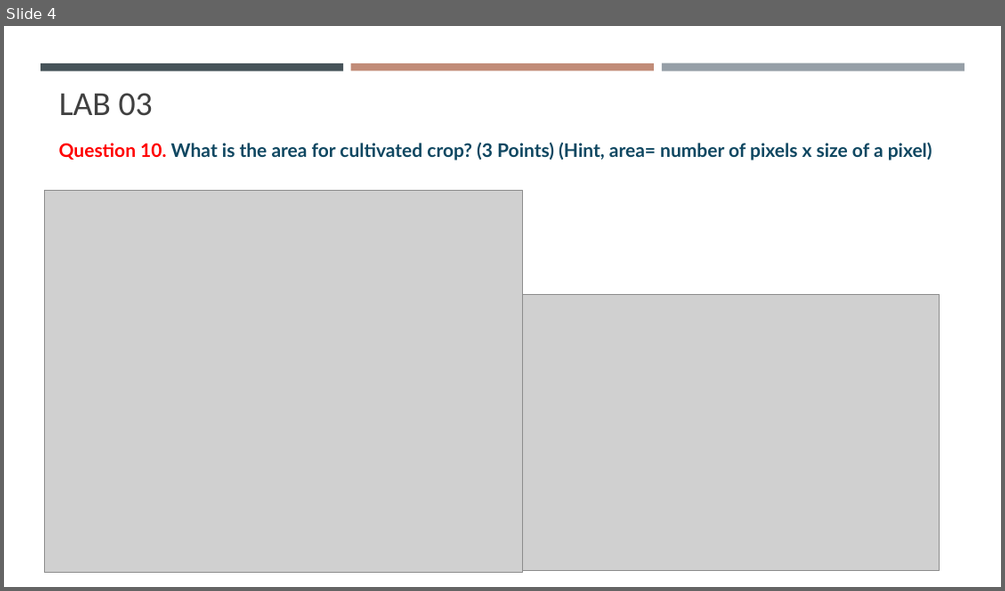
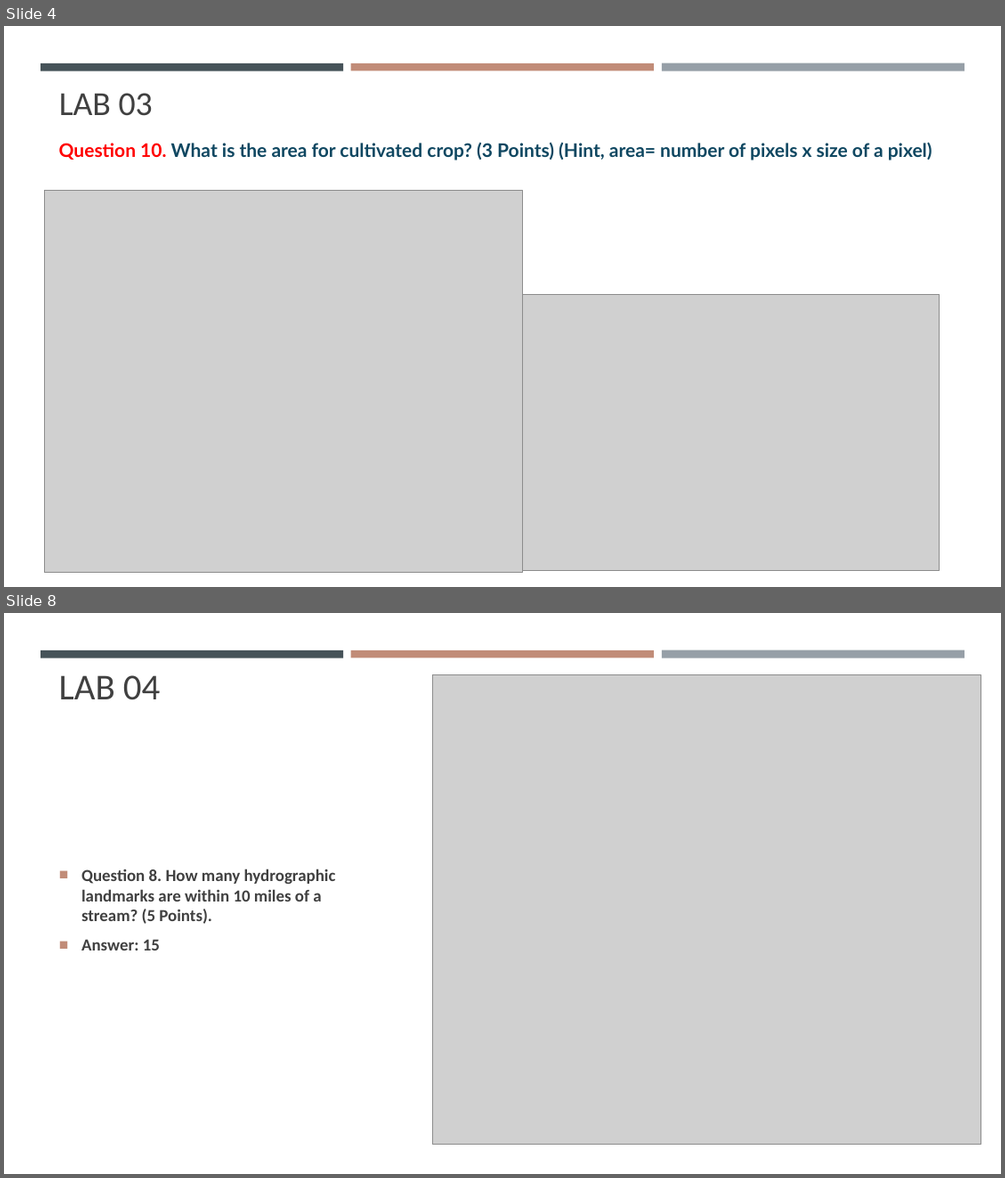
Before and after one commit to gisynw/GIS_I, a slide deck: docs/Lab/Lab03_04_Summary.pptx. Shown one above the other, each under a label of ours: slide 4 before the commit, slides 4 and 8 after it; the slides between them are not shown. The pictures are 1005x591 and 1005x1178 pixels, drawn with LibreOffice and Linux fonts; fonts in the diff are those of the drawing; grey boxes stand for pictures. Boxes give left, top, right and bottom in pixels: in the first picture for what was removed or moved away, otherwise in the second. Text is boxed around its words. In the diff, an @@ line names an element or a change of style, - is before the commit and + after.

```diff
--- a/docs/Lab/Lab03_04_Summary.pptx
+++ b/docs/Lab/Lab03_04_Summary.pptx
@@ slide 8 added at box(4, 613, 1001, 1174), background #FFFFFF; not listed: 3 template elements that a slide beside it also shows @@
@@ text added at box(59, 675, 160, 700), 35.1 pt, text #404040 @@
+LAB 04
@@ picture added at box(432, 674, 980, 1144) @@
@@ text added at box(81, 868, 336, 950), 16.2 pt, text #404040, bold @@
+■ Question 8. How many hydrographic landmarks are within 10 miles of a stream? (5 Points).
+■ Answer: 15
```
Also in this commit, not shown: 3 other slides added, 42 other files.
